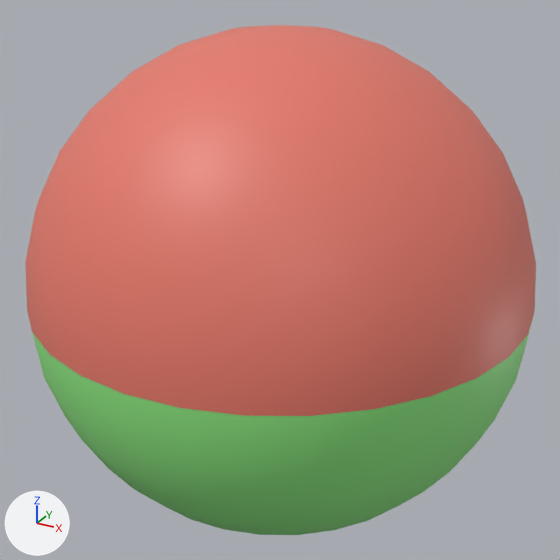
An edit to the FBX model public/models/robot/ball.fbx, drawn before and after from the same camera.
Before and after are seen from a 50 mm camera at (0.000705, -0.001284, 0.000642) aimed at (-0.000001, -0.000001, 0.0). The axes (+X, +Y, +Z) are drawn at lower left. The lights are the same throughout.

Names of what the first picture shows: 'ball'.
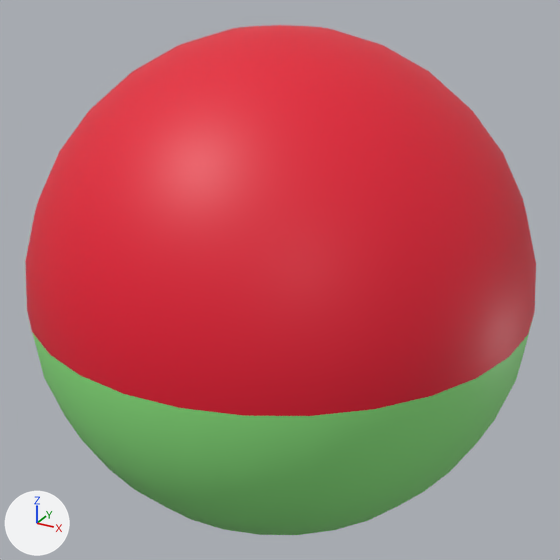
What differs and where, as boxes [x1, y1, x2, y2] in the pictures (560 x 560 px):
```json
{"object": "ball", "change": "recoloured", "before": [26, 25, 536, 419], "after": [26, 25, 536, 419]}
```

Scene script edits in JSON lines:
```json
{"op": "set", "path": "mat_ball_mat1.base_color", "old": "(0.8, 0.194, 0.146)", "new": "(0.799, 0.00814, 0.0325)", "note": "red #e77a6b -> red #e71633"}
```
